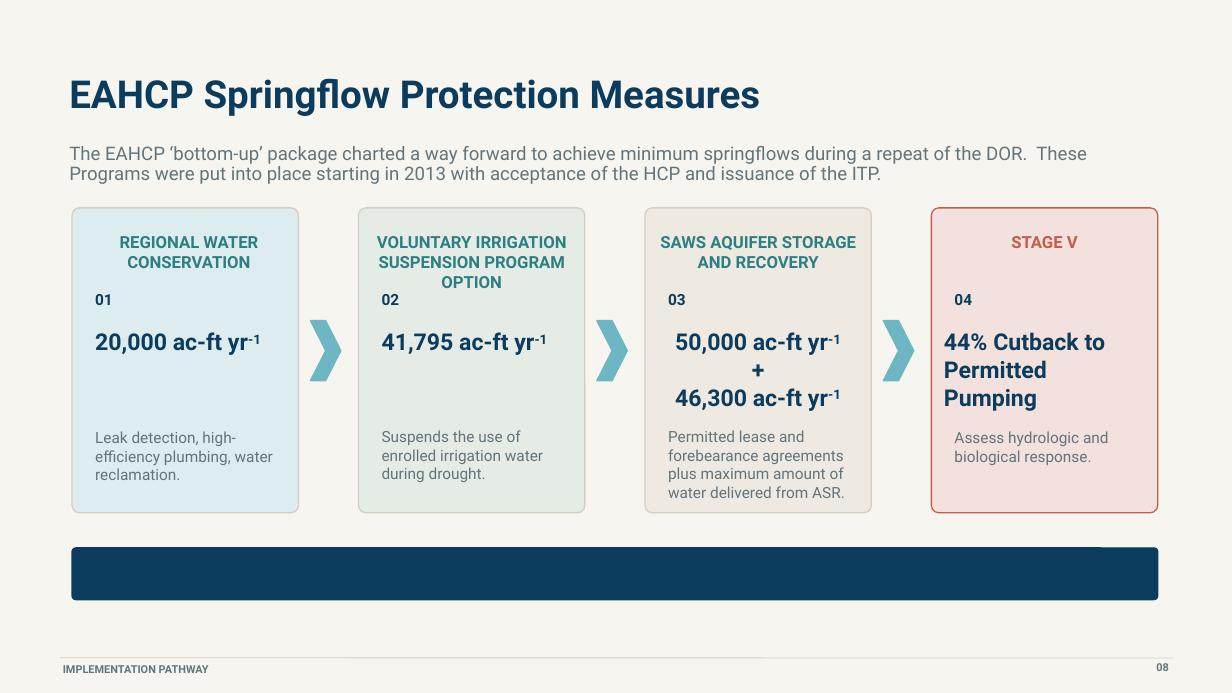
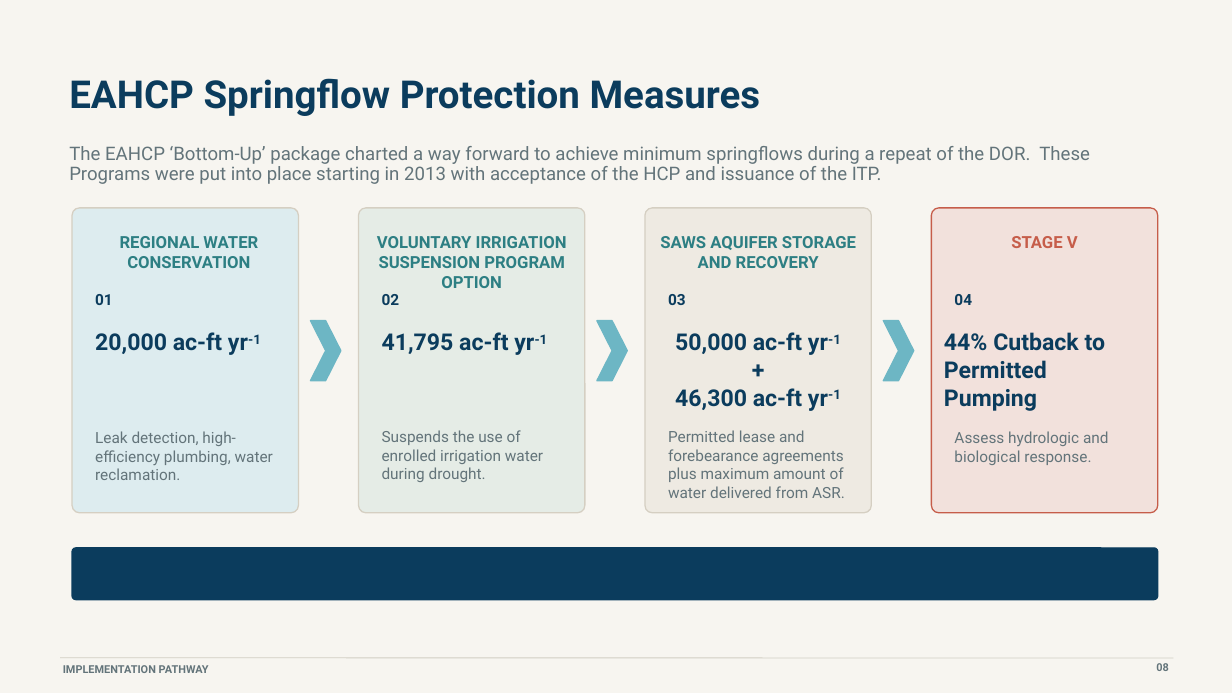
Before and after one commit to cfurl/EAHCP-Fall-2026-Sci-Comm, a slide deck: slide 18 of EAHCP_Springflow_Protection_Furl_7.21.26.pptx (slide 17 before the commit). Drawn at 1232x693 pixels with LibreOffice and Linux fonts; fonts in the diff are those of the drawing. Boxes give left, top, right and bottom in pixels: in the first picture for what was removed or moved away, otherwise in the second. Text is boxed around its words. In the diff, an @@ line names an element or a change of style, - is before the commit and + after.

```diff
--- a/EAHCP_Springflow_Protection_Furl_7.21.26.pptx
+++ b/EAHCP_Springflow_Protection_Furl_7.21.26.pptx
@@ text at <box>69,146,1090,184</box>: text changed @@
-The EAHCP ‘bottom-up’ package charted a way forward to achieve minimum springflows during a repeat of the DOR. These Programs were put into place starting in 2013 with acceptance of the HCP and issuance of the ITP.
+The EAHCP ‘Bottom-Up’ package charted a way forward to achieve minimum springflows during a repeat of the DOR. These Programs were put into place starting in 2013 with acceptance of the HCP and issuance of the ITP.
```
Also in this commit, not shown: 7 other slides changed, 3 slides added, 2 slides removed, 1 other file.
